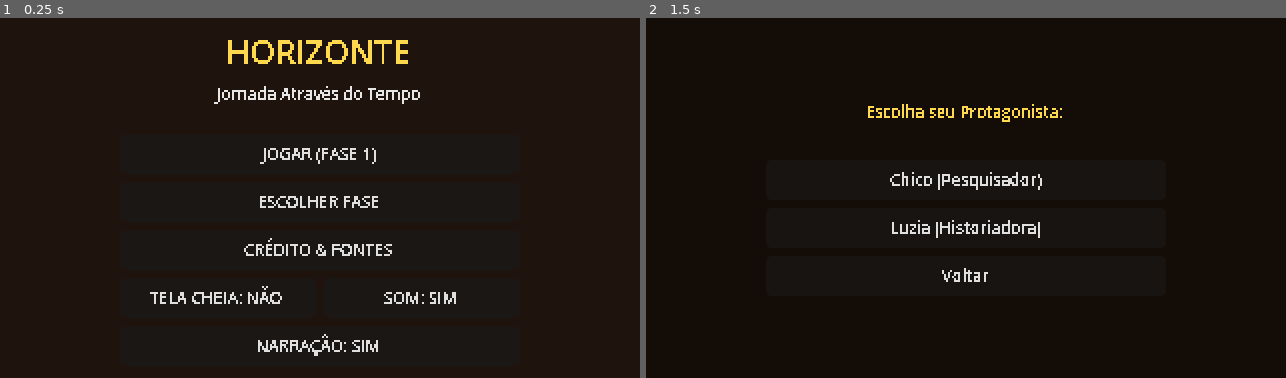
Above: before the commit, frames 1-2 (left to right).
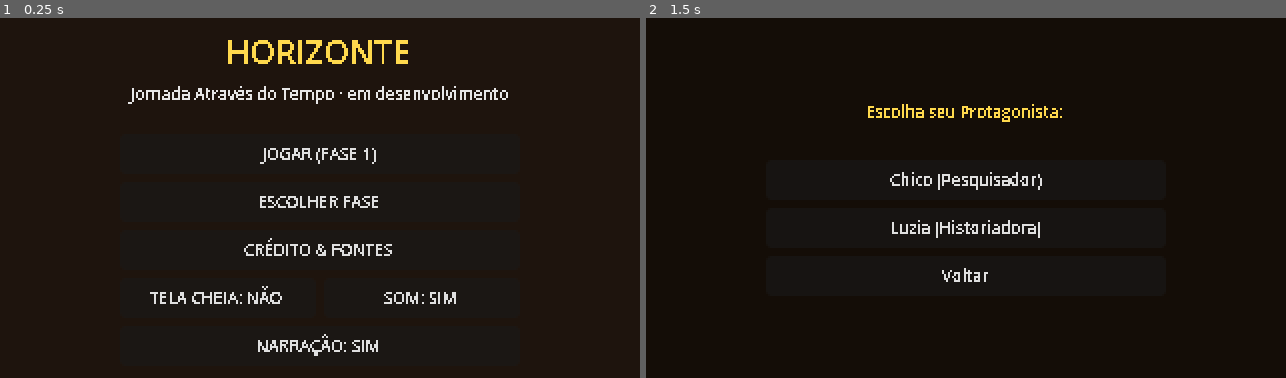
Above: after the commit, the same moments.

Repository: helicleiton/horizonte-jornada-no-tempo
Game: Godot game, scene res://scenes/ui/menu_inicial.tscn
Two runs of this game, one before a commit and one after it. Both use one fixed random seed, a clock stepped at 60 frames per second and the inputs below.
Inputs:
- Up to frame 1 (0.25 s): no input
- Up to frame 2 (1.5 s): click "JOGAR (FASE 1)" at 0.5 s; click "JOGAR (FASE 1)" at 1.25 s

The runs differ from the first frame. In frame 1, 0.8% of the frame differs, in the area x 20-80%, y 18-24%; in frame 2, nothing differs.

Commit message:
Aviso de desenvolvimento e contato por WhatsApp para sugestões
Co-Authored-By: Claude Haiku 5.5 <noreply@anthropic.com>

Diff:
--- a/scripts/ui/menu_inicial.gd
+++ b/scripts/ui/menu_inicial.gd
@@ -9,6 +9,7 @@
 var _selecao_fases: Control
 var _proxima_fase := FASE_1
 
+const CONTATO := "https://wa.me/5585994252561"
 const FASE_1 := "res://scenes/levels/fase_teste.tscn"
 const FASE_2 := "res://scenes/levels/fase2.tscn"
 const FASE_2B := "res://scenes/levels/fase2b.tscn"
@@ -45,7 +46,7 @@
 	var vbox := _coluna_centralizada(self)
 	var titulo := _rotulo(vbox, "HORIZONTE", Color(1.0, 0.85, 0.3), HORIZONTAL_ALIGNMENT_CENTER)
 	titulo.add_theme_font_size_override("font_size", 16)
-	_rotulo(vbox, "Jornada Através do Tempo", Color(0.9, 0.9, 0.9), HORIZONTAL_ALIGNMENT_CENTER)
+	_rotulo(vbox, "Jornada Através do Tempo · em desenvolvimento", Color(0.9, 0.9, 0.9), HORIZONTAL_ALIGNMENT_CENTER)
 	_espaco(vbox, 6)
 	_botao(vbox, "JOGAR (FASE 1)", _on_jogar_pressed)
 	_botao(vbox, "ESCOLHER FASE", _mostrar_fases)
@@ -184,13 +185,18 @@
 
 DESENVOLVIMENTO:
 • Desenvolvido por @helicleiton.
-• Criado para a comunidade e estudantes de Horizonte-CE."""
+• Criado para a comunidade e estudantes de Horizonte-CE.
+
+EM DESENVOLVIMENTO:
+• Novas fases e personagens estão sendo criados. Sugestões de tema ou personagem: WhatsApp 85 99425-2561."""
 	texto.autowrap_mode = TextServer.AUTOWRAP_WORD
 	texto.custom_minimum_size = Vector2(270, 0)
 	texto.add_theme_color_override("font_color", Color(0.9, 0.9, 0.9))
 	rolagem.add_child(texto)
 
 	_espaco(vbox, 5)
+	_botao(vbox, "SUGERIR TEMA OU PERSONAGEM", func() -> void:
+		OS.shell_open(CONTATO))
 	_botao(vbox, "VOLTAR", func() -> void:
 		AudioManager.tocar("escolha")
 		_painel_creditos.visible = false)
